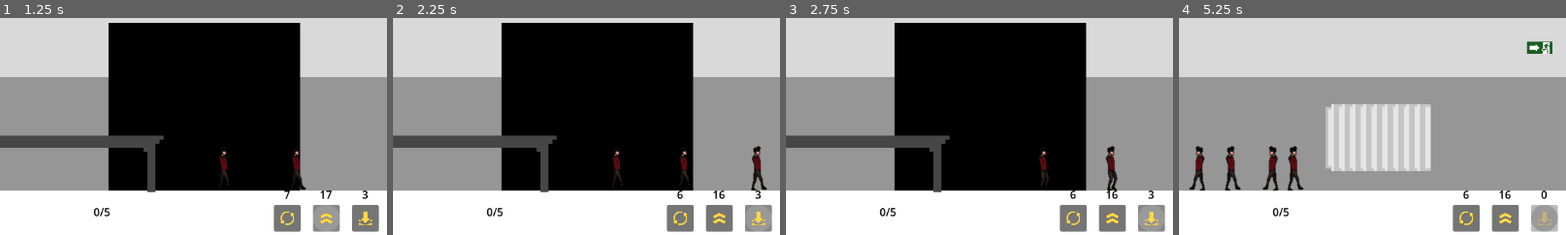
Above: before the commit, frames 1-4 (left to right).
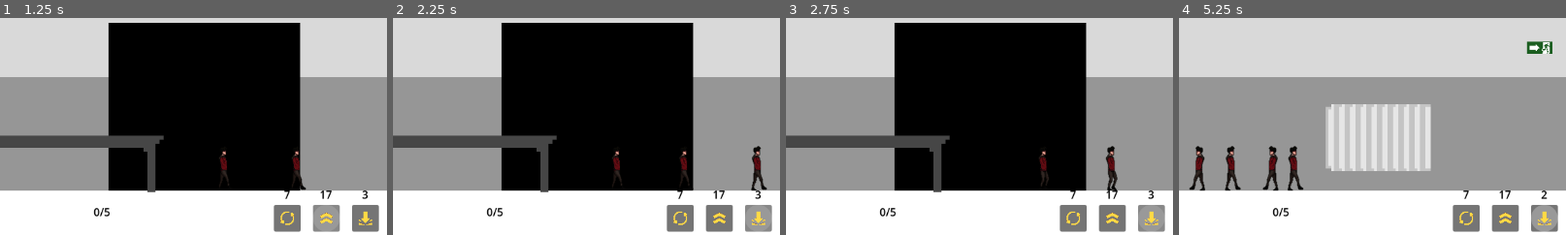
Above: after the commit, the same moments.

Repository: lougon02/EscapeFromHallwayB
Game: Godot game, scene res://scenes/levels/level.tscn
Two runs of this game, one before a commit and one after it. Both use one fixed random seed, a clock stepped at 60 frames per second and the inputs below.
Inputs (mouse positions are % of the whole screen's width and height, from its top left):
- Up to frame 1 (1.25 s): click (50, 96) at 0.5 s
- Up to frame 2 (2.25 s): click (45, 96) at 1.25 s; click (55, 96) at 2 s
- Up to frame 3 (2.75 s): no input
- Up to frame 4 (5.25 s): move the mouse to (59, 85) at 2.77 s; hold D (Right) 2.78-4.28 s; click (59, 85) at 2.85 s; tap Mouse wheel down (ScrollDown) at 3.05, 3.6 s; move the mouse to (27, 85) at 3.52 s; tap Mouse wheel up (ScrollUp) at 3.8, 4.35 s; move the mouse to (60, 28) at 4.27 s; hold A (Left) 4.28-5.03 s; click (60, 28) at 4.55 s; move the mouse to (27, 85) at 5.02 s; hold D (Right) from 5.03 s (still down); click (27, 85) at 5.1 s
The pictures show only the part of the screen within x 8-58%, y 50-100%; the shares and areas given below are measured in that part.

Frame 1 is identical in both runs. In frame 2, 0.1% of the frame differs, in the area x 73-86%, y 79-84%; in frame 3, 0.1%; in frame 4, 0.4%, in the area x 73-98%, y 79-99%.

Commit message:
fix: number of events

Diff:
--- a/globals/globals.gd
+++ b/globals/globals.gd
@@ -2,12 +2,3 @@
 
 var freshmen_escaped : int = 0
 var num_freshmen : int = 5
-
-var is_jump : bool = false
-var jump_amount : int = 17
-
-var is_flip : bool = false
-var flip_amount : int = 7
-
-var is_weight : bool = false
-var weight_amount : int = 3
--- a/scenes/entities/player/player.gd
+++ b/scenes/entities/player/player.gd
@@ -8,9 +8,7 @@
 var speed_modifier = 1.0
 
 # Signals
-signal has_jumped
-signal has_flip
-signal has_weight
+signal used_powerup(player)
 
 # Get the gravity from the project settings to be synced with RigidBody nodes.
 var gravity = ProjectSettings.get_setting("physics/2d/default_gravity")
@@ -29,15 +27,7 @@
 
 	if is_on_floor():
 		if Input.is_action_just_pressed("Click") and mouse_in == true:
-			if Globals.is_jump:
-				process_powerup("jump")
-			elif Globals.is_flip:
-				process_powerup("flip")
-			elif Globals.is_weight:
-				process_powerup("weight")
-			else:
-				pass
-
+			used_powerup.emit(self)
 
 	velocity.x = DIRECTION.x * SPEED * speed_modifier
 
@@ -49,22 +39,18 @@
 	tween.tween_property($Sprite2D, "frame", 7, 1).from(0)
 
 func process_powerup(powerup):
+
 	if powerup == "jump":
 		velocity.y = JUMP_VELOCITY
-		has_jumped.emit()
 
 	elif powerup == "flip":
 		DIRECTION.x *= -1
 		$Sprite2D.flip_h = not $Sprite2D.flip_h
-		has_flip.emit()
 
 	elif powerup == "weight":
 		speed_modifier = 0.5
 		gravity_modifier = 5.0
-		has_weight.emit()
-	else:
-		# error powerup desconhecido
-		pass
+
 
 func _on_mouse_entered():
 	mouse_in = true
--- a/scenes/levels/level.gd
+++ b/scenes/levels/level.gd
@@ -1,43 +1,42 @@
 extends Node2D
+
 
 var freshman = preload("res://scenes/entities/player/player.tscn")
 
 var spawn_count = 4  # Number of instances to spawn
 var spawned_count = 0  # Tracks spawned instances
 
+var powerup_uses = {
+	"jump": 17,
+	"flip": 7,
+	"weight": 3
+}
+var powerup_is_area = false
+
+func _ready():
+	$UI.update_powerup_amounts(powerup_uses)
 
 func _process(_delta):
 	if Input.is_action_pressed("Left"):
 		$Camera2D.position.x -= 8
-	if Input.is_action_pressed("Right"):
+	elif Input.is_action_pressed("Right"):
 		$Camera2D.position.x += 8
-
+	elif Input.is_action_just_pressed("ScrollUp") or Input.is_action_just_pressed("ScrollDown"):
+		powerup_is_area = !powerup_is_area
+		$UI.change_cursor(powerup_is_area)
+	if Input.is_action_just_pressed("Click"):
+		if powerup_is_area:
+			powerup_area_placed($UI.selectedPowerup)
 
 # Spawn of freshmen
 func _on_spawn_timer_timeout():
-
 	if spawned_count < spawn_count:
 		var freshman_instance = freshman.instantiate()
 		$Players.add_child(freshman_instance)
 		freshman_instance.position = $Spawner/SpawnMarker.position
 		spawned_count += 1
 		# Create the signals connection
-		freshman_instance.connect("has_jumped", _on_player_has_jumped)
-		freshman_instance.connect("has_flip", _on_player_has_flip)
-		freshman_instance.connect("has_weight", _on_player_has_weight)
-
-# Signal capture and update UI
-func _on_player_has_jumped():
-	print("Processing jump...")
-	$UI.update_jump_button()
-
-func _on_player_has_flip():
-	print("Processing flip...")
-	$UI.update_flip_button()
-
-func _on_player_has_weight():
-	print("Processing weight...")
-	$UI.update_weight_button()
+		freshman_instance.connect("used_powerup", _on_player_used_powerup)
 
 func _on_exit_gate_body_exited(_body):
 	Globals.freshmen_escaped += 1
@@ -47,10 +46,29 @@
 	body.set_collision_mask_value(2,false)
 	body.set_collision_mask_value(3,true)
 
-func _on_ui_powerup_area_placed(powerup: String):
+func powerup_area_placed(powerup: String):
 	print("Powerup placed: ", powerup)
 	var powerup_area = preload("res://scenes/powers/area_effect.tscn").instantiate()
 	powerup_area.powerup = powerup
-	# Set powerup are position in the cursor position
-	powerup_area.position = get_global_mouse_position()
-	$PowerAreas.add_child(powerup_area)
+
+	if has_powerup(powerup):
+		# Set powerup are position in the cursor position
+		powerup_area.position = get_global_mouse_position()
+		$PowerAreas.add_child(powerup_area)
+
+		# Update powerup uses
+		powerup_uses[powerup] -= 1
+		$UI.update_powerup_amounts(powerup_uses)
+
+# AUXILIAR FUNCTIONS
+
+func has_powerup(powerup):
+	return powerup_uses[powerup] > 0
+
+func _on_player_used_powerup(freshman_instance: CharacterBody2D):
+	var powerup = $UI.selectedPowerup
+
+	if has_powerup(powerup):
+		powerup_uses[powerup] -= 1
+		freshman_instance.process_powerup(powerup)
+		$UI.update_powerup_amounts(powerup_uses)
--- a/scenes/levels/level.tscn
+++ b/scenes/levels/level.tscn
@@ -124,9 +124,7 @@
 position = Vector2(576, 324)
 
 [connection signal="body_entered" from="FloorSwitchAreas/Area2D" to="." method="_on_entered_first_floor"]
-[connection signal="has_flip" from="Players/Player" to="." method="_on_player_has_flip"]
-[connection signal="has_jumped" from="Players/Player" to="." method="_on_player_has_jumped"]
-[connection signal="has_weight" from="Players/Player" to="." method="_on_player_has_weight"]
+[connection signal="used_powerup" from="Players/Player" to="." method="_on_player_used_powerup"]
 [connection signal="timeout" from="Spawner/SpawnTimer" to="." method="_on_spawn_timer_timeout"]
 [connection signal="powerup_area_placed" from="UI" to="." method="_on_ui_powerup_area_placed"]
 [connection signal="body_exited" from="ExitGate" to="." method="_on_exit_gate_body_exited"]
--- a/scenes/levels/ui.gd
+++ b/scenes/levels/ui.gd
@@ -21,61 +21,47 @@
 var stylebox = StyleBoxFlat.new()
 
 func _ready():
-	update_jump_button()
-	update_flip_button()
-	update_weight_button()
+
 	update_freshmen_escaped(Globals.freshmen_escaped)
 	stylebox.set_corner_radius_all(20)
 	countdown_timer.start()
 
+### COUNTDOWN ###
+
+func _process(_delta):
+	var time_left = countdown_timer.time_left
+	var minutes = floor(time_left/60)
+	var seconds = int(time_left) % 60
+
+	$CountDown/CountDownLabel.text = str(minutes, " : ", str(seconds).pad_zeros(2))
+
 func _on_jump_button_pressed():
 	selectedPowerup = "jump"
-	Globals.is_jump = true
-	Globals.is_flip = false
-	Globals.is_weight = false
-
 	$Jump/JumpContainer/JumpButton.add_theme_stylebox_override("focus", stylebox)
-	change_cursor()
 
 func _on_flip_button_pressed():
 	selectedPowerup = "flip"
-	Globals.is_flip = true
-	Globals.is_jump = false
-	Globals.is_weight = false
-
 	$Flip/FlipContainer/FlipButton.add_theme_stylebox_override("focus", stylebox)
-	change_cursor()
 
 func _on_weight_button_pressed():
 	selectedPowerup = "weight"
-	Globals.is_weight = true
-	Globals.is_flip = false
-	Globals.is_jump = false
+	$Weight/WeightContainer/WeightButton.add_theme_stylebox_override("focus", stylebox)
 
-	$Weight/WeightContainer/WeightButton.add_theme_stylebox_override("focus", stylebox)
-	change_cursor()
 
-func update_jump_button():
-	jump_label.text = str(Globals.jump_amount)
-	if Globals.jump_amount <= 0:
+func update_powerup_amounts(amounts : Dictionary):
+	jump_label.text = str(amounts["jump"])
+	flip_label.text = str(amounts["flip"])
+	weight_label.text = str(amounts["weight"])
+
+	if amounts["jump"] <= 0:
 		$Jump/JumpContainer/JumpButton.disabled = true
-		Globals.is_jump = false
+	if amounts["flip"] <= 0:
+		$Flip/FlipContainer/FlipButton.disabled = true
+	if amounts["weight"] <= 0:
+		$Weight/WeightContainer/WeightButton.disabled = true
 
-func update_flip_button():
-	flip_label.text = str(Globals.flip_amount)
-	if Globals.flip_amount <= 0:
-		$Flip/FlipContainer/FlipButton.disabled = true
-		Globals.is_flip = false
-
-func update_weight_button():
-	weight_label.text = str(Globals.weight_amount)
-	if Globals.weight_amount <= 0:
-		$Weight/WeightContainer/WeightButton.disabled = true
-		Globals.is_weight = false
-
-func change_cursor():
-
-	if isSingleTarget:
+func change_cursor(powerup_is_area):
+	if not powerup_is_area:
 		Input.set_custom_mouse_cursor(target_path, Input.CURSOR_ARROW, Vector2(16,16))
 	else:
 		Input.set_custom_mouse_cursor(area_cursor, Input.CURSOR_ARROW, Vector2(20,17))
@@ -86,32 +72,13 @@
 func update_freshmen_escaped(value):
 	$PlayersEscaped/Label.text = str(value) + "/" + str(Globals.num_freshmen)
 
-### COUNTDOWN ###
+### AUXILIAR FUNCTIONS
 
-func _process(_delta):
-	var time_left = countdown_timer.time_left
-	var minutes = floor(time_left/60)
-	var seconds = int(time_left) % 60
+func is_button_active(powerup):
 
-	$CountDown/CountDownLabel.text = str(minutes, " : ", str(seconds).pad_zeros(2))
-
-	if Input.is_action_just_pressed("ScrollUp") or Input.is_action_just_pressed("ScrollDown"):
-		isSingleTarget = !isSingleTarget
-		change_cursor()
-
-	if Input.is_action_just_pressed("Click"):
-		if not isSingleTarget:
-			powerup_area_placed.emit(selectedPowerup)
-			print("Emmited")
-
-		if selectedPowerup == "jump":
-			Globals.jump_amount -= 1
-			update_jump_button()
-		elif selectedPowerup == "flip":
-			Globals.flip_amount -= 1
-			update_flip_button()
-		elif selectedPowerup == "weight":
-			Globals.weight_amount -= 1
-			update_weight_button()
-		else: # Unknown powerup
-			pass
+	if powerup == "jump":
+		return !$Weight/WeightContainer/WeightButton.disabled and Globals.jump_amount > 0
+	elif powerup == "flip":
+		return !$Flip/FlipContainer/FlipButton.disabled and Globals.flip_amount > 0
+	else:
+		return !$Weight/WeightContainer/WeightButton.disabled and Globals.weight_amount > 0
